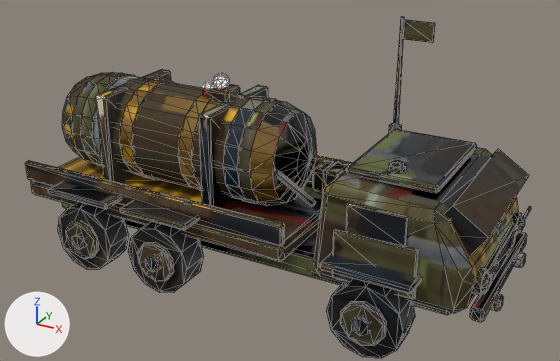
What one commit did to the glTF model public/models/dtrk.soviet.glb.
Before and after are seen from a 50 mm lens placed at (0.697, -1.199, 0.791), pointed at (0.041, -0.007, 0.195). The axes (+X, +Y, +Z) are drawn at lower left. The lights are the same throughout. The picture after the commit comes second. Mesh edges are drawn as thin lines. Where no turn or scale is listed for an object, it has been applied to the vertices. Vertices at exactly the same position are counted once.

The scene before the commit, as lines of its bpy script (objects in view):
```python
me_device = bpy.data.meshes.new('device')
me_device.from_pydata(...)  # 356 vertices, 690 faces; spans x -0.28..0.28, y -0.108..0.108, z -0.13..0.13
# faces by material slot: [578, 100, 12]
me_device.materials.append(mat_body)
me_device.materials.append(mat_glow_arm)
me_device.materials.append(mat_glow_arm2)
me_root = bpy.data.meshes.new('root')
me_root.from_pydata(...)  # 1317 vertices, 1870 faces; spans x -0.49..0.49, y -0.209..0.209, z -0.251..0.251
# faces by material slot: [1726, 144]
me_root.materials.append(mat_body)
me_root.materials.append(mat_track)  # dark grey #3f3f42
ob_device_mesh = bpy.data.objects.new('device_mesh', me_device)
ob_device_mesh.location = (-0.18, 0.0, 0.257)
ob_root_mesh = bpy.data.objects.new('root_mesh', me_root)
ob_root_mesh.location = (0.003, 0.0, 0.251)
```
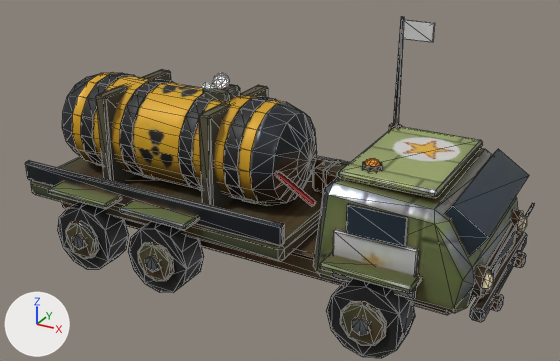
The edits, one by one:
me_root is used by ob_root_mesh; location (0.003, 0.0, 0.251).
me_root had 1317 vertices, 1870 faces and spanned x -0.49..0.49, y -0.209..0.209, z -0.251..0.251.
me_root now has 1317 vertices, 1861 faces and spans x -0.49..0.49, y -0.209..0.209, z -0.251..0.251.
me_root part 1: the loose piece of 24 vertices spanning x 0.217..0.377, y -0.11..0.11, z 0.031..0.045 is scaled about its middle by (1.06, 1.19, 1).
me_root part 2: the loose piece of 16 vertices spanning x 0.283..0.311, y -0.094..-0.066, z 0.046..0.054 is scaled about its middle by 1.18, then moved by (-0.04, -0.01, -0.003).
me_root part 3: the loose piece of 17 vertices spanning x 0.286..0.308, y -0.091..-0.069, z 0.054..0.061 is scaled about its middle by 1.18, then moved by (-0.04, -0.01, -0.001).
me_root part 4: the loose piece of 17 vertices spanning x 0.466..0.476, y 0.098..0.132, z -0.116..-0.082 is scaled about its middle by 1.2, then moved by (0.003, 0.0, 0.0).
me_root part 5: the loose piece of 17 vertices spanning x 0.466..0.476, y -0.132..-0.098, z -0.116..-0.082 is scaled about its middle by 1.2, then moved by (0.003, 0.0, 0.0).
me_root part 6: 14 vertices moved from x 0.319..0.48, y -0.19..-0.093, z -0.213..-0.07 to x 0.333..0.484, y -0.19..-0.088, z -0.171..-0.064; 11 vertices removed from x 0.452..0.466, y -0.137..-0.093, z -0.121..-0.083; 11 vertices added at x 0.451..0.467, y -0.142..-0.088, z -0.126..-0.08.
me_root part 7: 12 vertices moved from x 0.452..0.48, y 0.093..0.137, z -0.121..-0.07 to x 0.451..0.484, y 0.088..0.142, z -0.126..-0.064; 12 vertices removed from x 0.452..0.466, y 0.093..0.137, z -0.115..-0.077; 12 vertices added at x 0.451..0.467, y 0.088..0.142, z -0.118..-0.072.
me_root part 8: 1403 kept faces spanning x -0.49..0.49, y -0.209..0.209, z -0.25..0.251 get new texture (UV) coordinates.
me_device has 356 vertices, 690 faces and spans x -0.28..0.28, y -0.108..0.108, z -0.13..0.13.
me_device is used by ob_device_mesh; location (-0.18, 0.0, 0.257).
me_device part 9: 578 kept faces spanning x -0.28..0.28, y -0.108..0.108, z -0.13..0.104 get new texture (UV) coordinates.

Boxes [x1, y1, x2, y2] around the edits, measured in the pictures (560 x 361 px; the box of a moved part takes in the faces that stretch with it):
'root_mesh', reshaped
    before: [25, 17, 531, 358]
    after: [25, 17, 535, 358]
part 1 of me_root, moved or reshaped
    before: [346, 129, 477, 193]
    after: [338, 126, 483, 198]
part 2 of me_root, moved or reshaped
    before: [389, 163, 406, 173]
    after: [363, 161, 382, 172]
part 3 of me_root, moved or reshaped
    before: [391, 160, 404, 167]
    after: [365, 158, 380, 166]
part 4 of me_root, moved or reshaped
    before: [516, 216, 525, 233]
    after: [517, 214, 527, 234]
part 5 of me_root, moved or reshaped
    before: [481, 272, 491, 292]
    after: [482, 270, 494, 294]
part 6 of me_root, moved or reshaped
    before: [472, 261, 499, 295]
    after: [471, 258, 503, 298]
part 7 of me_root, moved or reshaped
    before: [512, 206, 531, 235]
    after: [511, 203, 535, 238]
part 8 of me_root, surface changed
    both: [25, 17, 531, 349]
part 9 of me_device, surface changed
    both: [62, 69, 317, 208]
